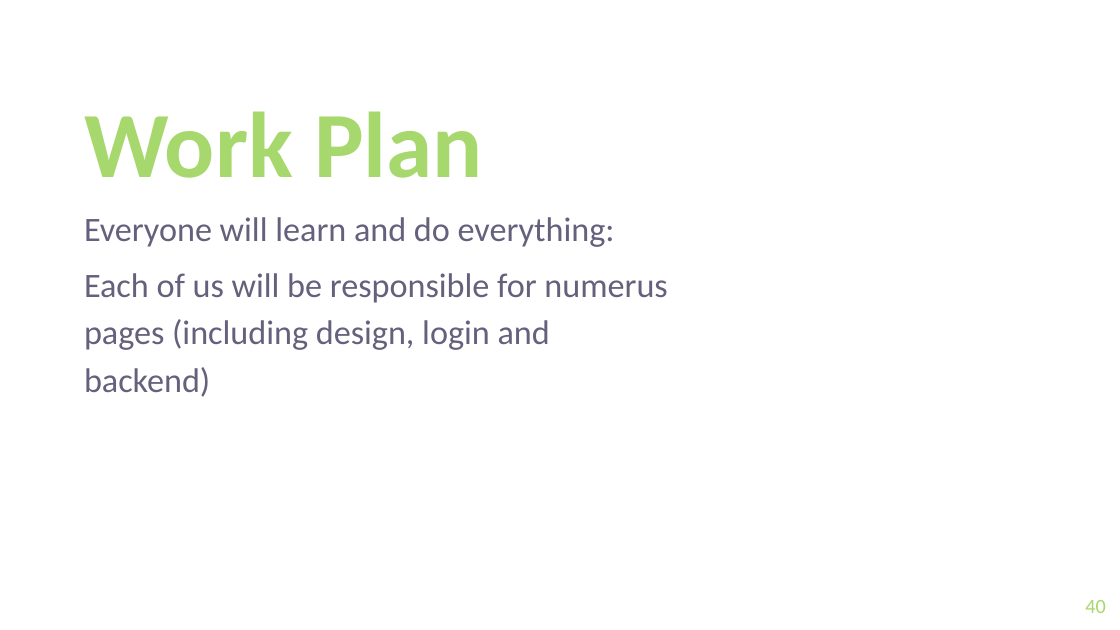
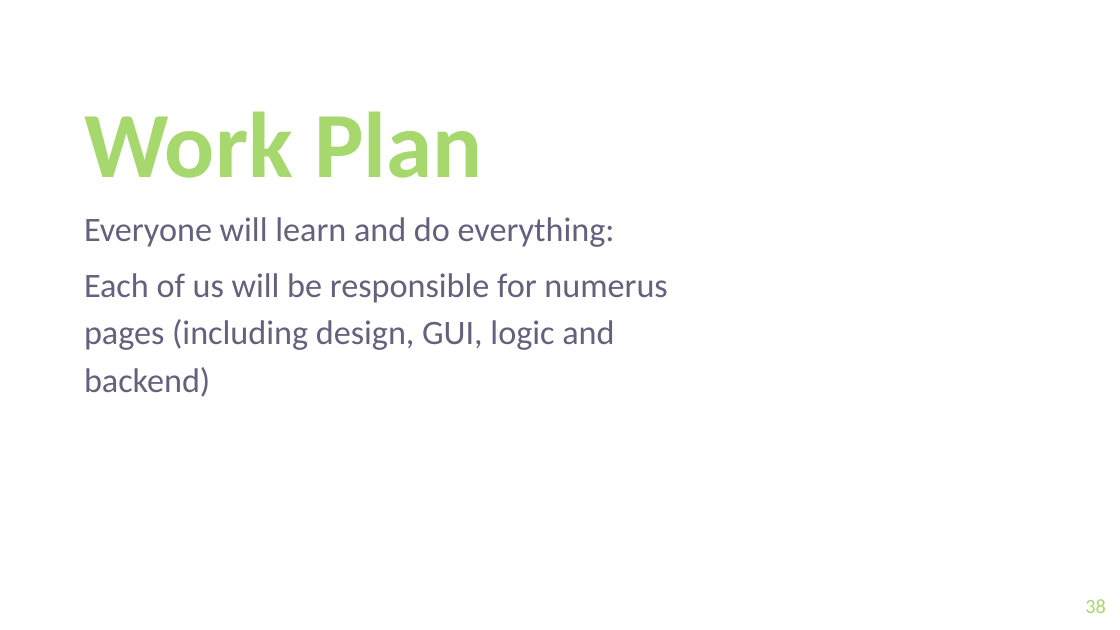
Before and after one commit to keremg/outsurfing, a slide deck: slide 38 of documents/Presentation_new.pptx (slide 40 before the commit). Drawn at 1120x630 pixels with LibreOffice and Linux fonts; fonts in the diff are those of the drawing; background and template pictures are left out. Boxes give left, top, right and bottom in pixels: in the first picture for what was removed or moved away, otherwise in the second. Text is boxed around its words. In the diff, an @@ line names an element or a change of style, - is before the commit and + after.

```diff
--- a/documents/Presentation_new.pptx
+++ b/documents/Presentation_new.pptx
@@ subtitle at [84,273,667,397]: text changed @@
-Each of us will be responsible for numerus pages (including design, login and backend)
+Each of us will be responsible for numerus pages (including design, GUI, logic and backend)
@@ page number at [1085,599,1105,613]: text changed @@
-40
+38
```
Also in this commit, not shown: 5 other slides changed, 1 slide added, 3 slides removed.
